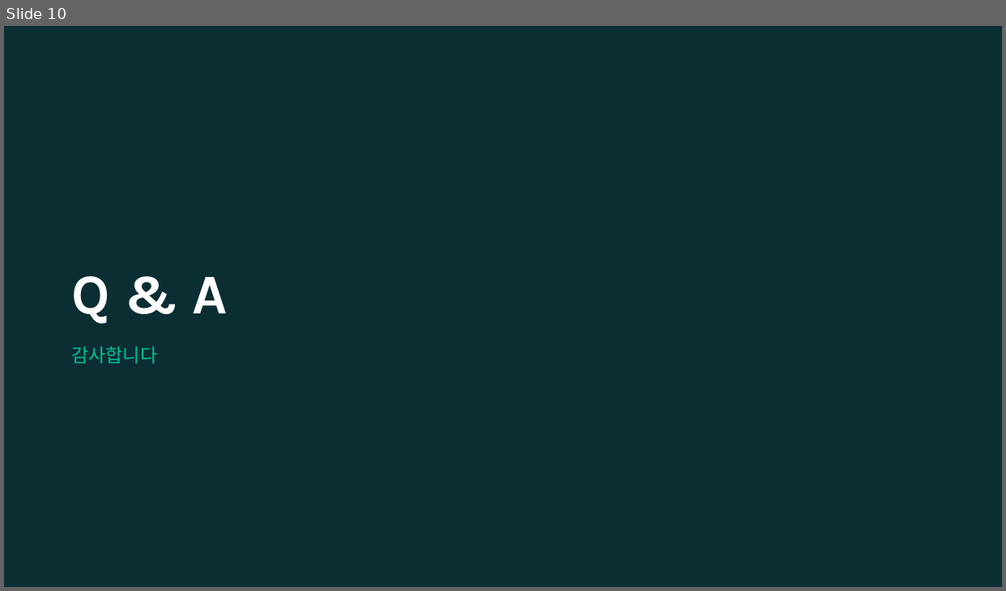
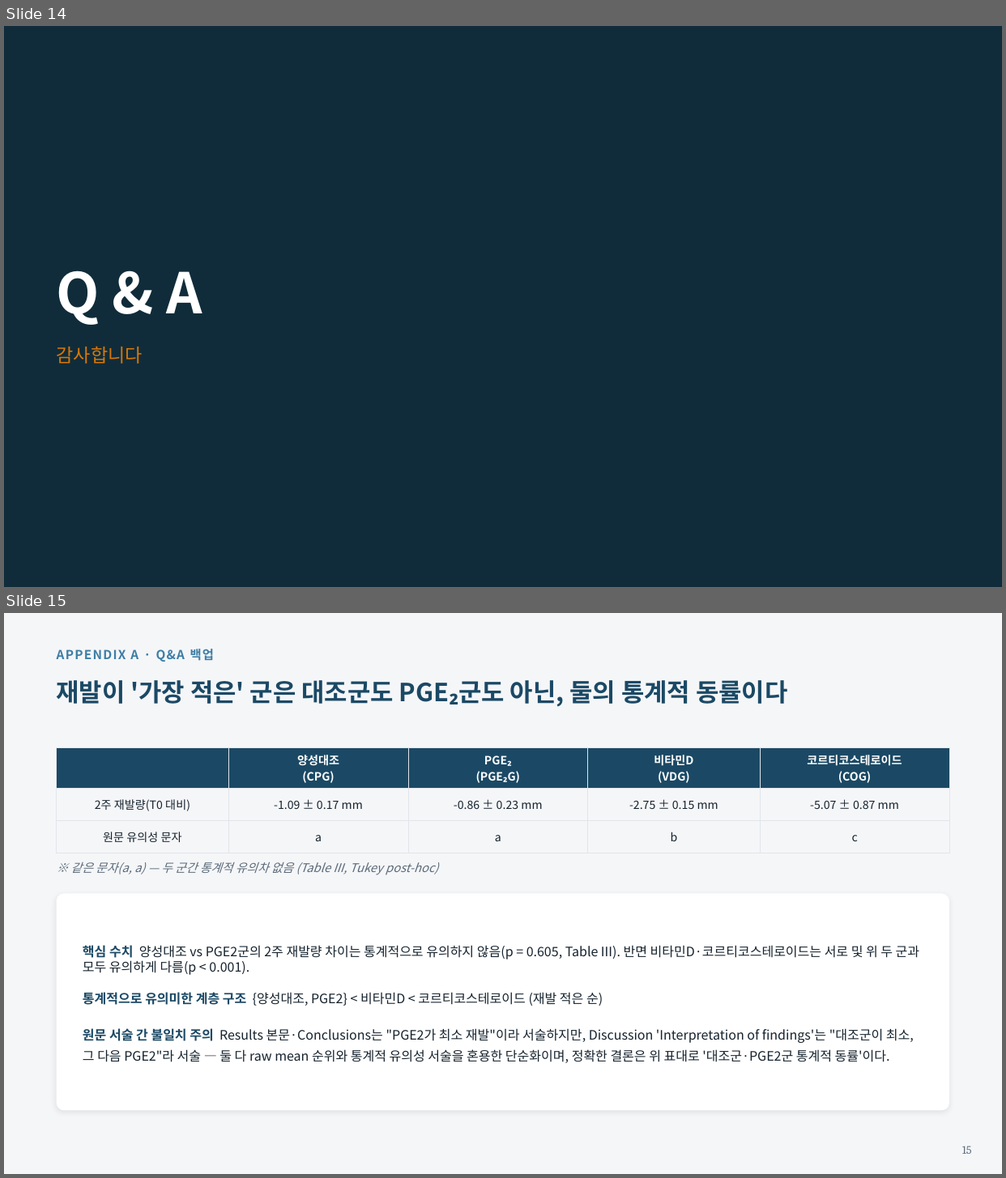
Before and after one commit to yojokem/-, a slide deck: 치과약리학실험2-논문발표/치과약리학실험2_논문발표.pptx. Shown one above the other, each under a label of ours: slide 10 before the commit, slides 14 and 15 after it. The pictures are 1006x591 and 1006x1178 pixels, drawn with LibreOffice and Linux fonts; fonts in the diff are those of the drawing. Boxes give left, top, right and bottom in pixels: in the first picture for what was removed or moved away, otherwise in the second. Text is boxed around its words. In the diff, an @@ line names an element or a change of style, - is before the commit and + after.

```diff
--- a/치과약리학실험2-논문발표/치과약리학실험2_논문발표.pptx
+++ b/치과약리학실험2-논문발표/치과약리학실험2_논문발표.pptx
@@ slide 15 added at bbox=[4, 613, 1002, 1174], background #F5F6F8 @@
@@ text added at bbox=[57, 649, 215, 662], 12 pt, text #3D7EA6, bold @@
+APPENDIX A · Q&A 백업
@@ text added at bbox=[57, 680, 787, 707], 24 pt, text #1B4965, bold @@
+재발이 '가장 적은' 군은 대조군도 PGE₂군도 아닌, 둘의 통계적 동률이다
@@ table added at bbox=[57, 747, 949, 845], 3 rows, 5 columns @@
+ | 양성대조 / (CPG) | PGE₂ / (PGE₂G) | 비타민D / (VDG) | 코르티코스테로이드 / (COG)
+2주 재발량(T0 대비) | -1.09 ± 0.17 mm | -0.86 ± 0.23 mm | -2.75 ± 0.15 mm | -5.07 ± 0.87 mm
+원문 유의성 문자 | a | a | b | c
@@ text added at bbox=[71, 862, 438, 875], 11.5 pt, text #5B6B7A, italic @@
+※ 같은 문자(a, a) — 두 군간 통계적 유의차 없음 (Table III, Tukey post-hoc)
@@ rounded rectangle added at bbox=[57, 894, 949, 1111], fill #FFFFFF @@
@@ text added at bbox=[83, 945, 919, 1063], 12.5 pt, text #16232E @@
+핵심 수치 양성대조 vs PGE2군의 2주 재발량 차이는 통계적으로 유의하지 않음(p = 0.605, Table III). 반면 비타민D·코르티코스테로이드는 서로 및 위 두 군과 모두 유의하게 다름(p < 0.001).
+통계적으로 유의미한 계층 구조 {양성대조, PGE2} < 비타민D < 코르티코스테로이드 (재발 적은 순)
+원문 서술 간 불일치 주의 Results 본문·Conclusions는 "PGE2가 최소 재발"이라 서술하지만, Discussion 'Interpretation of findings'는 "대조군이 최소, 그 다음 PGE2"라 서술 — 둘 다 raw mean 순위와 통계적 유의성 서술을 혼용한 단순화이며, 정확한 결론은 위 표대로 '대조군·PGE2군 통계적 동률'이다.
@@ text added at bbox=[962, 1146, 972, 1154], 11 pt, text #5B6B7A @@
+15
@@ what was slide 10 is now slide 14 @@
@@ slide 14 changed as well @@
@@ background #0B2E33 to #102C3A @@
@@ text "Q & A": place and size @@
-text "Q & A" at bbox=[71, 276, 228, 324]
+text "Q & A" at bbox=[57, 271, 202, 325]
@@ text "Q & A" at bbox=[57, 271, 202, 325]: font Karla to Noto Sans CJK KR @@
@@ text "감사합니다": place and size @@
-text "감사합니다" at bbox=[71, 346, 157, 364]
+text "감사합니다" at bbox=[57, 346, 143, 364]
@@ text "감사합니다" at bbox=[57, 346, 143, 364]: text colour #02C39A to #D97706 @@
```
Also in this commit, not shown: 13 other slides added, 9 slides removed, 5 other files.
